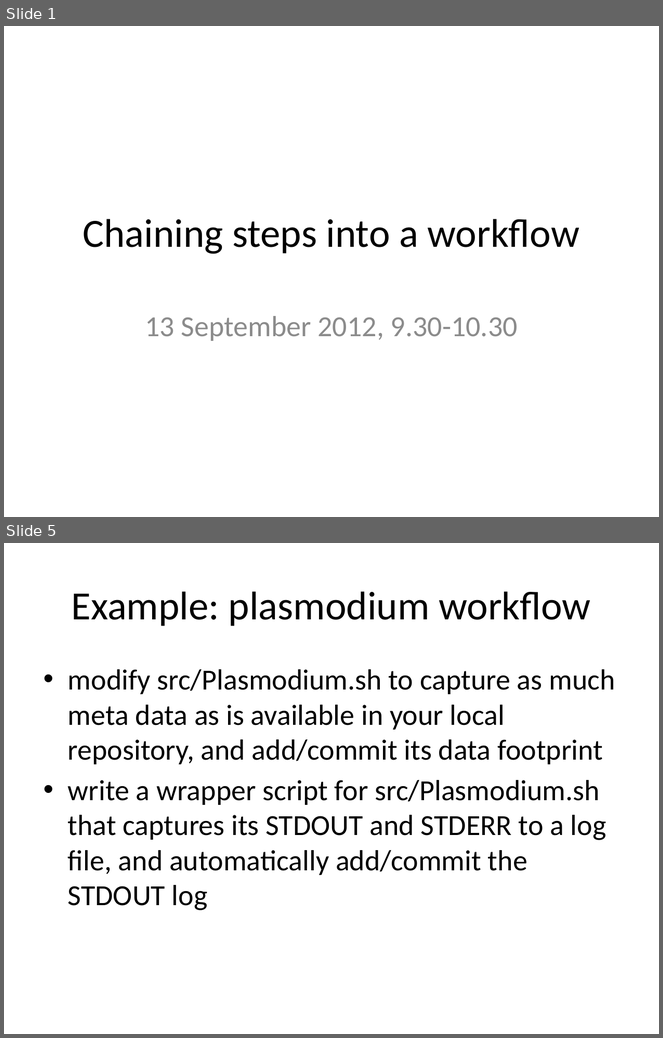
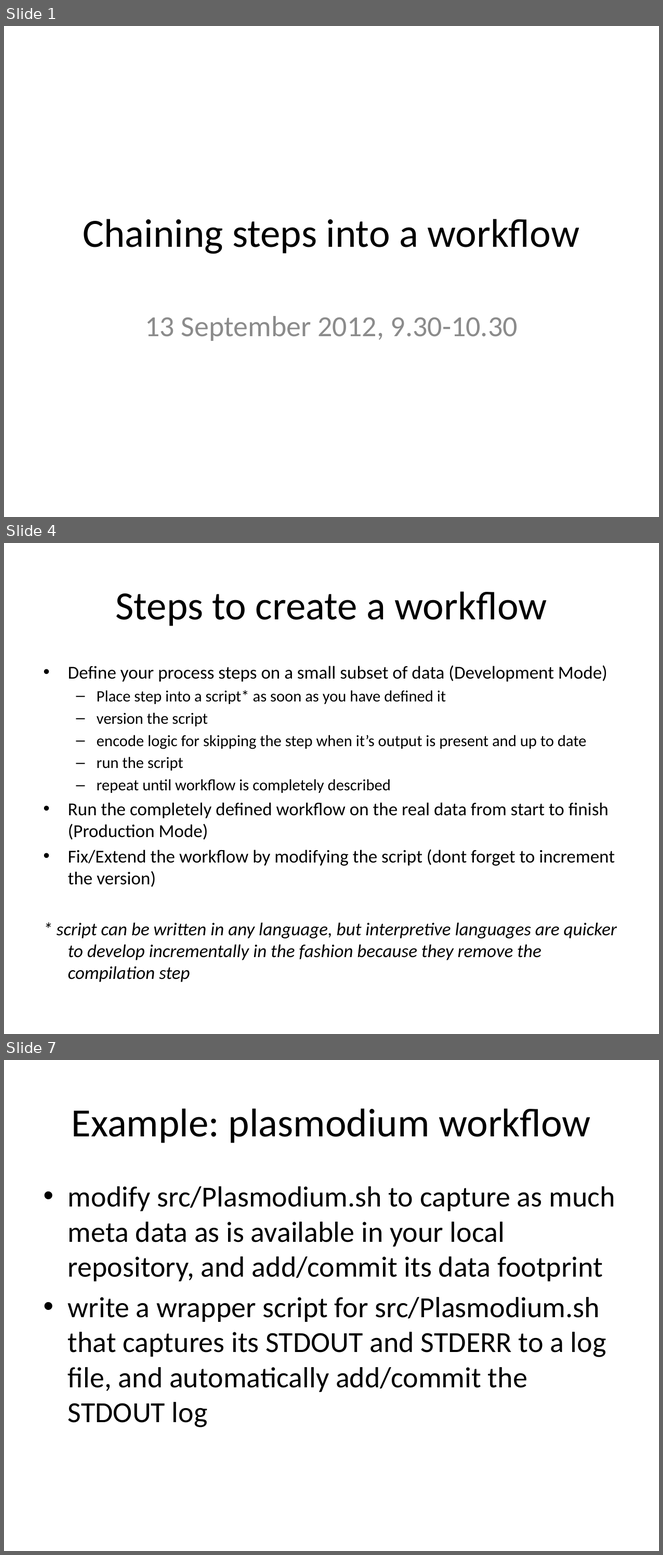
Before and after one commit to rvosa/ngs-workflows, a slide deck: doc/slides/day3/session1/Workflows.pptx. Shown one above the other, each under a label of ours: slides 1 and 5 before the commit, slides 1, 4 and 7 after it; the slides between them are not shown. The pictures are 663x1038 and 663x1555 pixels, drawn with LibreOffice and Linux fonts; fonts in the diff are those of the drawing. Boxes give left, top, right and bottom in pixels: in the first picture for what was removed or moved away, otherwise in the second. Text is boxed around its words. In the diff, an @@ line names an element or a change of style, - is before the commit and + after.

```diff
--- a/doc/slides/day3/session1/Workflows.pptx
+++ b/doc/slides/day3/session1/Workflows.pptx
@@ slide 4 added at [4,543,659,1034], background #FFFFFF @@
@@ title added at [116,591,547,626], 44 pt, text #000000 @@
+Steps to create a workflow
@@ text added at [57,665,617,982], 20 pt, text #000000 @@
+• Define your process steps on a small subset of data (Development Mode)
+  – Place step into a script* as soon as you have defined it
+  – version the script
+  – encode logic for skipping the step when it’s output is present and up to date
+  – run the script
+  – repeat until workflow is completely described
+• Run the completely defined workflow on the real data from start to finish (Production Mode)
+• Fix/Extend the workflow by modifying the script (dont forget to increment the version)
+* script can be written in any language, but interpretive languages are quicker to develop incrementally in the fashion because they remove the compilation step
@@ what was slide 5 is now slide 7 @@
```
Also in this commit, not shown: 3 slides changed, 1 other slide added, 6 other files.
